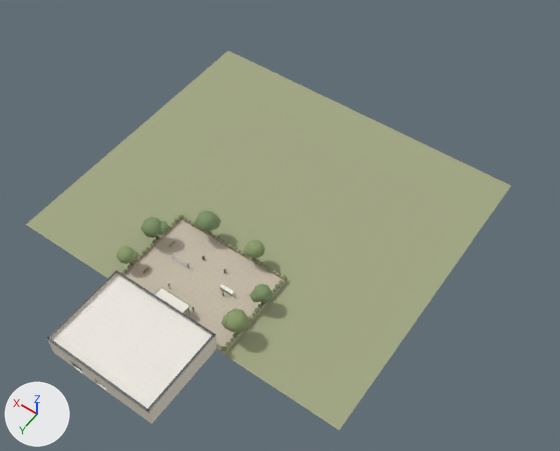
The Blender file blender/store.blend: old version first, new version second.
Rendered twice from a 50 mm camera at (-64.2, 42.8, 130.7) aimed at (-6.4, -38.3, 3.3). The lights are fixed; the arrows at lower left show +X, +Y and +Z. The older version comes first.

Objects in the first picture: 'PARVIS_GREENERY', 'PARVIS_GROUND', 'PARVIS_PAVING', 'PARVIS_TREES', 'STORE_CEILING', 'STORE_FACADE', 'STORE_WALL_W' and 15 more.
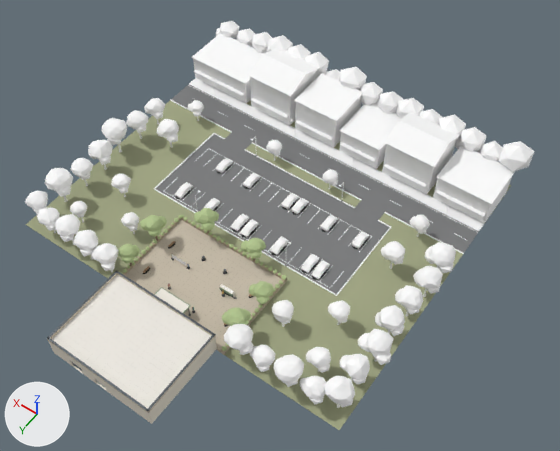
Diff of the bpy script that builds the scene:
```diff
--- a/blender/store.blend.py
+++ b/blender/store.blend.py
@@ me_me_parvis_trees @@
 # used by ob_parvis_trees; parent = ob_parvis_root; location = (0.0, 0.0, 0.0)
-me_me_parvis_trees.from_pydata(...)  # 828 vertices, 912 faces; spans x -16.2..16.4, y -31.9..-11.6, z 0.5..7.2
-me_me_parvis_trees.materials.append(mat_m_tree_bark)  # brown #6e5d4a
-me_me_parvis_trees.materials.append(mat_m_crown_beech)  # green #8c9c6c
-me_me_parvis_trees.materials.append(mat_m_crown_oak)  # green #7f9468
+me_me_parvis_trees.from_pydata(...)  # 1213 vertices, 1605 faces; spans x -16.3..16.7, y -32.4..-11.4, z 0.4..7.8
+# me_me_parvis_trees part 1: the loose piece of 42 vertices spanning x -16.0..-11.2, y -16.4..-11.6, z 3.0..7.1 is rebuilt with 36 vertices and now spans x -15.6..-11.7, y -16.1..-12.1, z 5.2..7.7, in mat_m_foliage_parvis (green #b4c790)
+# me_me_parvis_trees part 2: the loose piece of 42 vertices spanning x -14.1..-10.9, y -15.1..-11.8, z 3.0..5.8 is rebuilt with 36 vertices and now spans x -13.7..-10.8, y -15.2..-12.3, z 4.5..6.4, in mat_m_foliage_parvis (green #b4c790)
+# me_me_parvis_trees part 3: the loose piece of 42 vertices spanning x 3.2..6.7, y -31.9..-28.4, z 3.2..6.2 is rebuilt with 37 vertices and now spans x 4.3..6.9, y -32.4..-29.5, z 4.0..6.2, in mat_m_foliage_parvis (green #b4c790)
+# me_me_parvis_trees part 4: the loose piece of 42 vertices spanning x 3.4..8.2, y -31.7..-26.9, z 3.1..7.2 is rebuilt with 36 vertices and now spans x 4.0..7.9, y -31.8..-27.8, z 5.1..7.5, in mat_m_foliage_parvis (green #b4c790)
+# me_me_parvis_trees part 5: 294 vertices removed from x -16.2..-3.9, y -31.8..-12.5, z 2.5..6.1; 481 vertices added at x -16.3..-3.4, y -32.2..-11.4, z 2.9..7.2
+# me_me_parvis_trees part 6: 1 vertex moved within x 6.1, y -29.6, z 3.2; 293 vertices removed from x 5.0..16.4, y -30.6..-11.8, z 2.5..6.9; 478 vertices added at x 3.6..16.7, y -31.0..-12.1, z 2.8..7.8
+# me_me_parvis_trees part 7: the surface is now shaded flat
+# other edits to the shape of me_me_parvis_trees do not show in these pictures
+me_me_parvis_trees.materials.append(mat_m_parvis_trunk)  # brown #8a7660
+me_me_parvis_trees.materials.append(mat_m_foliage_parvis)  # green #b4c790
@@ ob_parvis_contact_shadows @@
+ob_parvis_contact_shadows = bpy.data.objects.new('PARVIS_CONTACT_SHADOWS', me_me_parvis_contact_shadows)  # 1025 vertices, 984 faces; spans x -22.0..19.4, y -54.3..-10.3, z -0.6..0.5; in mat_m_contact_shadow (black #000000)
+ob_parvis_contact_shadows.parent = ob_parvis_root
+ob_parvis_contact_shadows.location = (0.0, 0.0, 0.0)
@@ ob_parvis_context @@
+ob_parvis_context = bpy.data.objects.new('PARVIS_CONTEXT', me_me_parvis_context)  # 6656 vertices, 6395 faces; spans x -42.2..42.5, y -83.2..-8.5, z -0.6..11.6; in mat_m_parvis_context (white #ffffff)
+ob_parvis_context.parent = ob_parvis_root
+ob_parvis_context.location = (0.0, 0.0, 0.0)
@@ ob_parvis_parking @@
+ob_parvis_parking = bpy.data.objects.new('PARVIS_PARKING', me_me_parvis_parking)  # 32 vertices, 20 faces; spans x -40.0..40.0, y -64.0..-33.0, z -0.7..-0.6; in mat_m_parking_asphalt (grey #7b7c7d)
+ob_parvis_parking.parent = ob_parvis_root
+ob_parvis_parking.location = (0.0, 0.0, 0.0)
@@ ob_parvis_shrubs @@
+ob_parvis_shrubs = bpy.data.objects.new('PARVIS_SHRUBS', me_me_parvis_shrubs)  # 671 vertices, 915 faces; spans x -14.3..14.3, y -30.3..-9.3, z 0.4..1.2; in mat_m_foliage_parvis (green #b4c790)
+ob_parvis_shrubs.parent = ob_parvis_root
+ob_parvis_shrubs.location = (0.0, 0.0, 0.0)
```

Location of each change, [x1, y1, x2, y2] in pixels of the pictures (560 x 451 px; the box of a moved part takes in the faces that stretch with it):
'PARVIS_CONTEXT', added
    after: [25, 21, 535, 408]
'PARVIS_PARKING', added
    after: [156, 84, 479, 294]
'PARVIS_TREES', reshaped, recoloured
    before: [116, 210, 273, 334]
    after: [118, 208, 274, 326]
'PARVIS_SHRUBS', added
    after: [120, 214, 287, 351]
'PARVIS_CONTACT_SHADOWS', added
    after: [143, 155, 368, 327]
part 1 of me_me_parvis_trees, rebuilt (15% narrower, 20% shorter)
    before: [224, 309, 249, 333]
    after: [226, 307, 247, 326]
part 2 of me_me_parvis_trees, rebuilt (12% narrower, 7% shorter)
    before: [221, 315, 228, 329]
    after: [222, 312, 228, 325]
part 3 of me_me_parvis_trees, rebuilt
    before: [213, 215, 221, 230]
    after: [214, 211, 219, 221]
part 4 of me_me_parvis_trees, rebuilt
    before: [195, 210, 217, 232]
    after: [198, 208, 216, 224]
part 5 of me_me_parvis_trees, moved or reshaped
    before: [241, 240, 273, 332]
    after: [241, 238, 274, 322]
part 6 of me_me_parvis_trees, moved or reshaped
    before: [116, 217, 198, 264]
    after: [118, 211, 215, 264]
